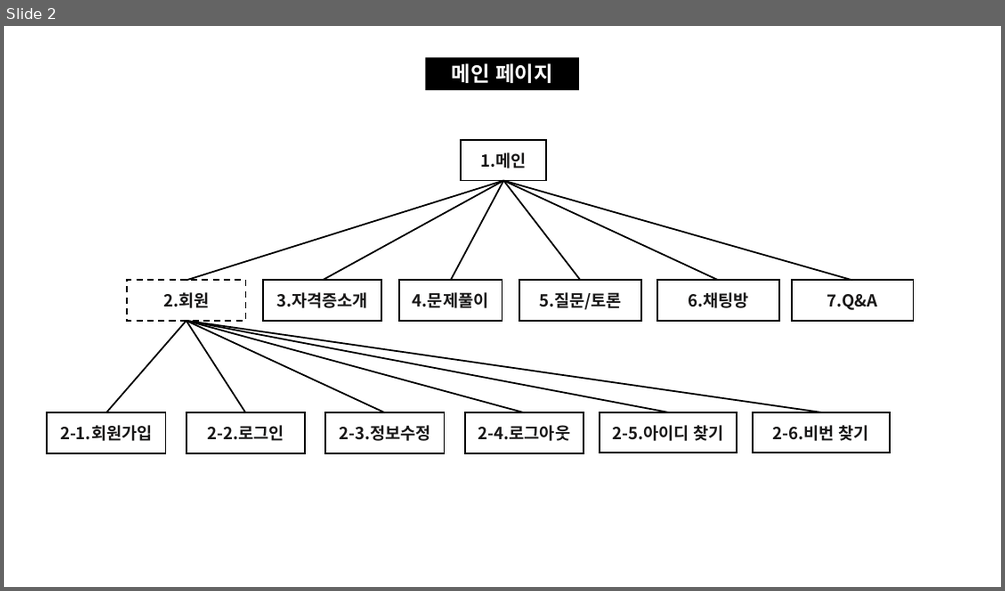
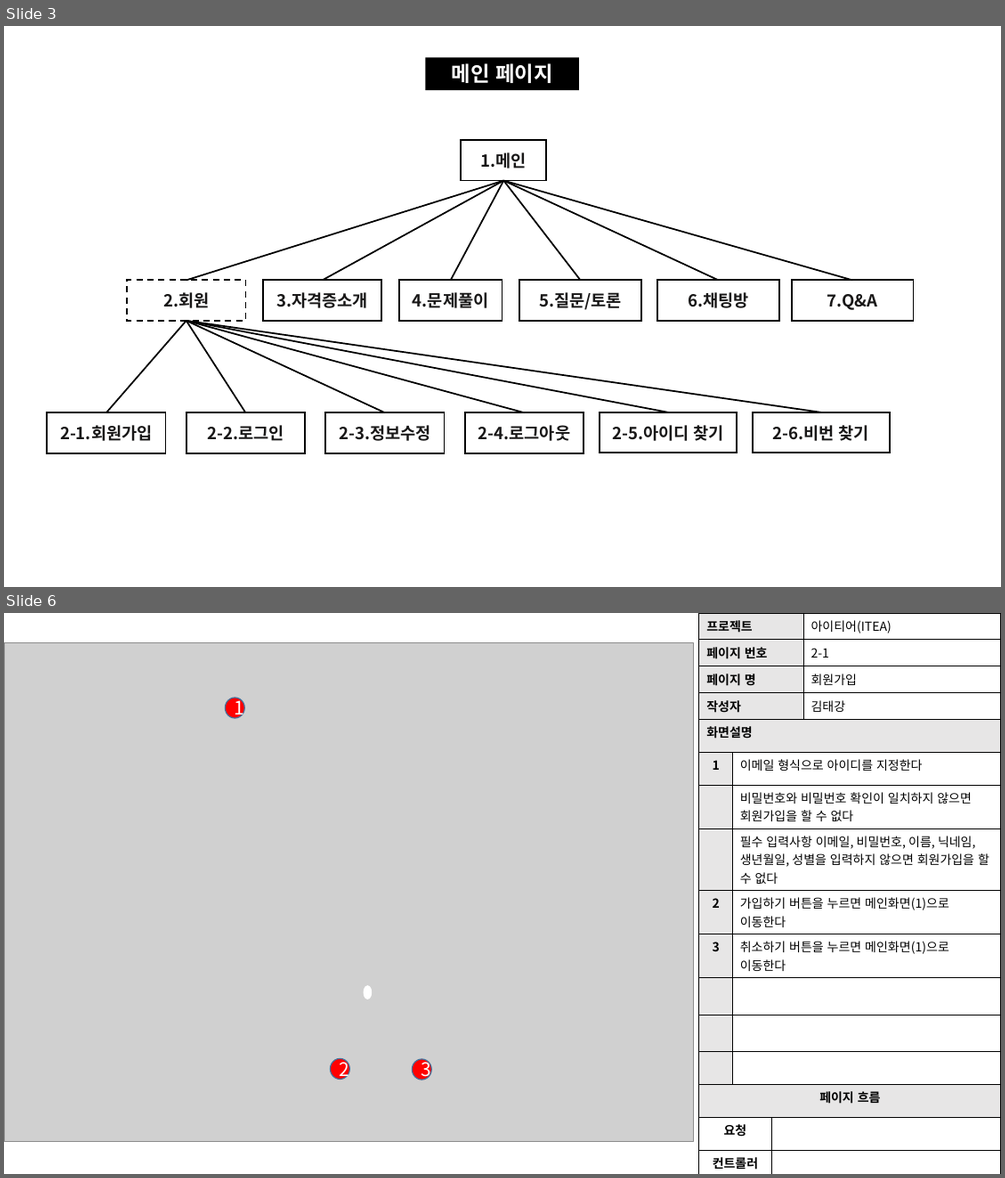
Before and after one commit to skwls2087/itea, a slide deck: 추가자료/스토리보드/스토리보드.pptx. Shown one above the other, each under a label of ours: slide 2 before the commit, slides 3 and 6 after it; the slides between them are not shown. The pictures are 1005x591 and 1005x1178 pixels, drawn with LibreOffice and Linux fonts; fonts in the diff are those of the drawing; grey boxes stand for pictures. Boxes give left, top, right and bottom in pixels: in the first picture for what was removed or moved away, otherwise in the second. Text is boxed around its words. In the diff, an @@ line names an element or a change of style, - is before the commit and + after.

```diff
--- a/추가자료/스토리보드/스토리보드.pptx
+++ b/추가자료/스토리보드/스토리보드.pptx
@@ slide 6 added at (4, 613, 1001, 1174), background #FFFFFF @@
@@ table added at (699, 613, 1001, 719), 4 rows, 2 columns @@
+프로젝트 | 아이티어(ITEA)
+페이지 번호 | 2-1
+페이지 명 | 회원가입
+작성자 | 김태강
@@ table added at (699, 719, 1001, 1174), 13 rows, 3 columns @@
+화면설명 |  | 
+1 | 이메일 형식으로 아이디를 지정한다 | 
+ | 비밀번호와 비밀번호 확인이 일치하지 않으면 회원가입을 할 수 없다 | 
+ | 필수 입력사항 이메일, 비밀번호, 이름, 닉네임, 생년월일, 성별을 입력하지 않으면 회원가입을 할 수 없다 | 
+2 | 가입하기 버튼을 누르면 메인화면(1)으로 이동한다 | 
+3 | 취소하기 버튼을 누르면 메인화면(1)으로 이동한다 | 
+ |  | 
+ |  | 
+ |  | 
+페이지 흐름 |  | 
+요청 |  | 
+컨트롤러 |  | 
+뷰 |  | 
@@ group added at (4, 643, 694, 1142): 4 ellipses, 1 picture @@
+1
+2
+3
@@ what was slide 2 is now slide 3 @@
```
Also in this commit, not shown: 3 slides changed, 15 other slides added, 14 other files.
